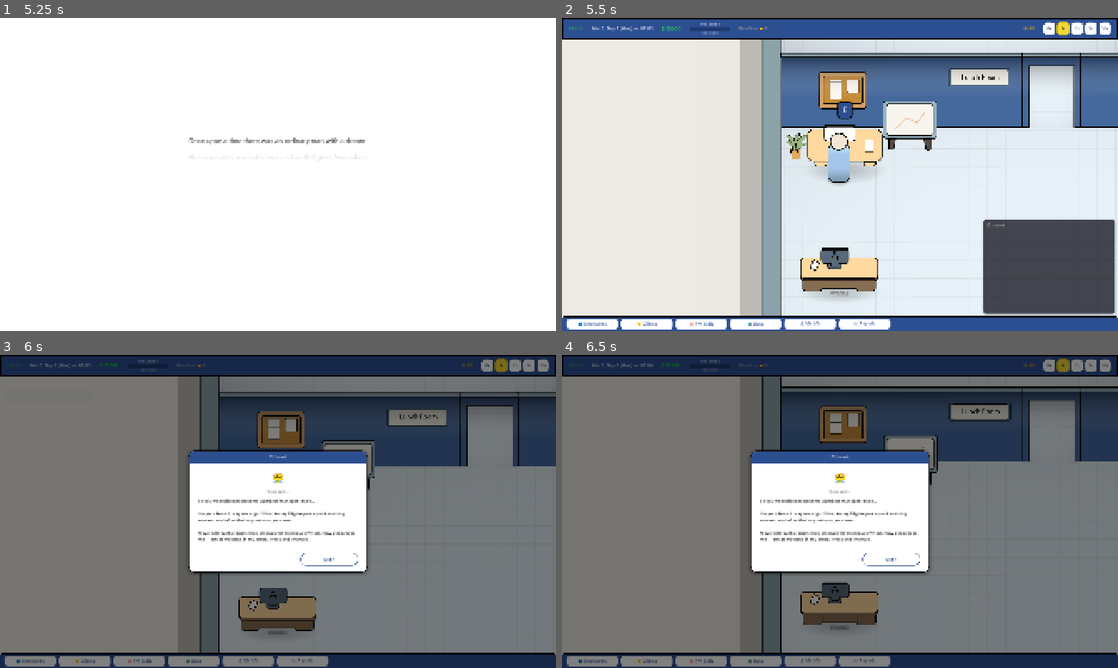
Above: before the commit, frames 1-4 (two rows, left to right).
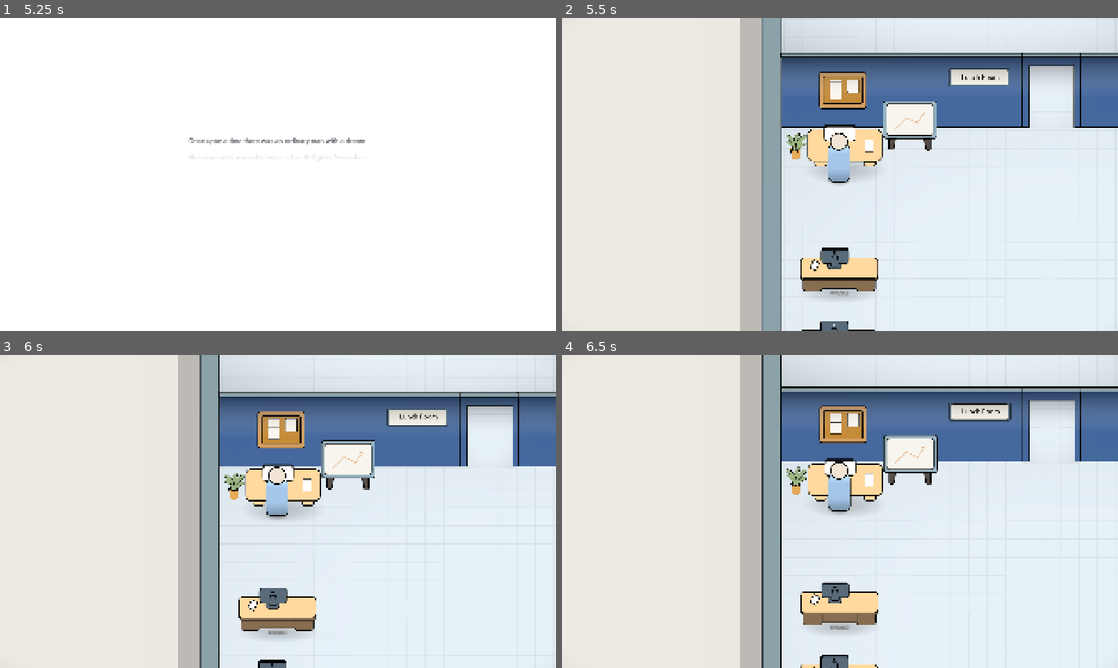
Above: after the commit, the same moments.

Repository: Esca69/project-manager-sim
Game: Godot game, scene res://Scenes/main_menu.tscn
Same seed, same stepped clock (60 frames per second), same inputs: the game is played once before the commit and once after it. Sound files missing from this copy of the repository are replaced by a short silence.
Inputs (mouse positions are in pixels of both pictures, inside the frame that each line leads up to):
- Up to frame 1 (5.25 s): click "🆕 New Game" at 0.5 s; click "🆕 New Game" at 1.25 s; click "▶" at 2 s; tap Enter at 2.75, 4.25 s; move the mouse to (400, 158) at 2.77 s; hold Right (ui_right) 2.78-3.53 s; tap E (interact) at 2.85 s; click (400, 158) at 2.92 s; tap Space at 3.5, 5 s; move the mouse to (166, 190) at 3.52 s; hold Down (ui_down) 3.53-4.28 s; tap Q (motivate) at 3.6 s; move the mouse to (333, 105) at 4.27 s; hold Right (ui_right) 4.28-5.03 s; tap R (no_toilet) at 4.35 s; move the mouse to (250, 237) at 5.02 s; hold Up (ui_up) from 5.03 s (still down); tap 4 (speed_10x) at 5.1 s; click (250, 237) at 5.17 s
- Up to frame 2 (5.5 s): keep holding Up (ui_up)
- Up to frame 3 (6 s): move the mouse to (444, 558) at 5.77 s; release Up (ui_up) at 5.78 s; hold Left (ui_left) from 5.78 s (still down); hold 1 (speed_1x) from 5.78 s (still down)
- Up to frame 4 (6.5 s): keep holding Left (ui_left); keep holding 1 (speed_1x)

Frame 1 is identical in both runs. In frame 2, 19% of the frame differs, in the area x 0-100%, y 0-100%; in frame 3, 98%; in frame 4, 98%.

Commit message:
Adjust office scene and add sound assets
Tweaks positions in Scenes/office.tscn (Tumbochka2, Tumbochka, Tumbochka3) and disables HUD visibility. Adds two new audio assets Sound/deadline.mp3 and Sound/funsound.mp3 with corresponding .import metadata. Also updates localization translation files (en and ru) — binary translation changes.

Diff:
--- a/Scenes/office.tscn
+++ b/Scenes/office.tscn
@@ -367,13 +367,13 @@
 texture = ExtResource("18_ari0y")
 
 [node name="Tumbochka2" parent="WorldObjects" groups=["desk"] instance=ExtResource("16_ari0y")]
-position = Vector2(405, 604)
+position = Vector2(407, 596)
 
 [node name="Tumbochka" parent="WorldObjects" groups=["desk"] instance=ExtResource("16_ari0y")]
-position = Vector2(400, 351)
+position = Vector2(400, 342)
 
 [node name="Tumbochka3" parent="WorldObjects" groups=["desk"] instance=ExtResource("16_ari0y")]
-position = Vector2(407, 869)
+position = Vector2(407, 859)
 
 [node name="Sofa" parent="WorldObjects" groups=["desk"] instance=ExtResource("17_oqaoe")]
 position = Vector2(1659, 350)
@@ -434,6 +434,7 @@
 position = Vector2(445, -626)
 
 [node name="HUD" parent="." instance=ExtResource("6_7xo7e")]
+visible = false
 
 [node name="SpawnPoint" type="Marker2D" parent="."]
 position = Vector2(1653, 833)
Binary file changed: Localization/translations.en.translation
Binary file changed: Localization/translations.ru.translation
Not shown, added: Sound/deadline.mp3.import
Not shown, added: Sound/funsound.mp3.import
Not shown, added: Sound/deadline.mp3
Not shown, added: Sound/funsound.mp3
